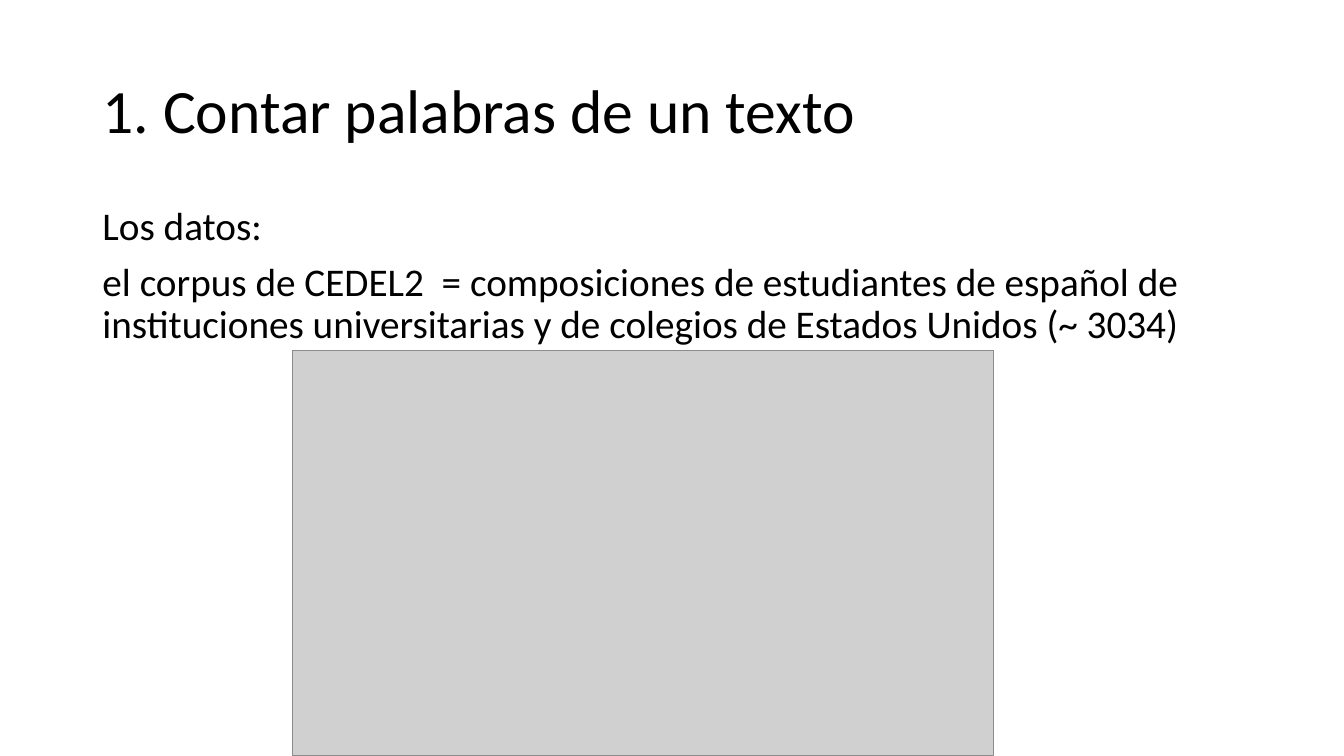
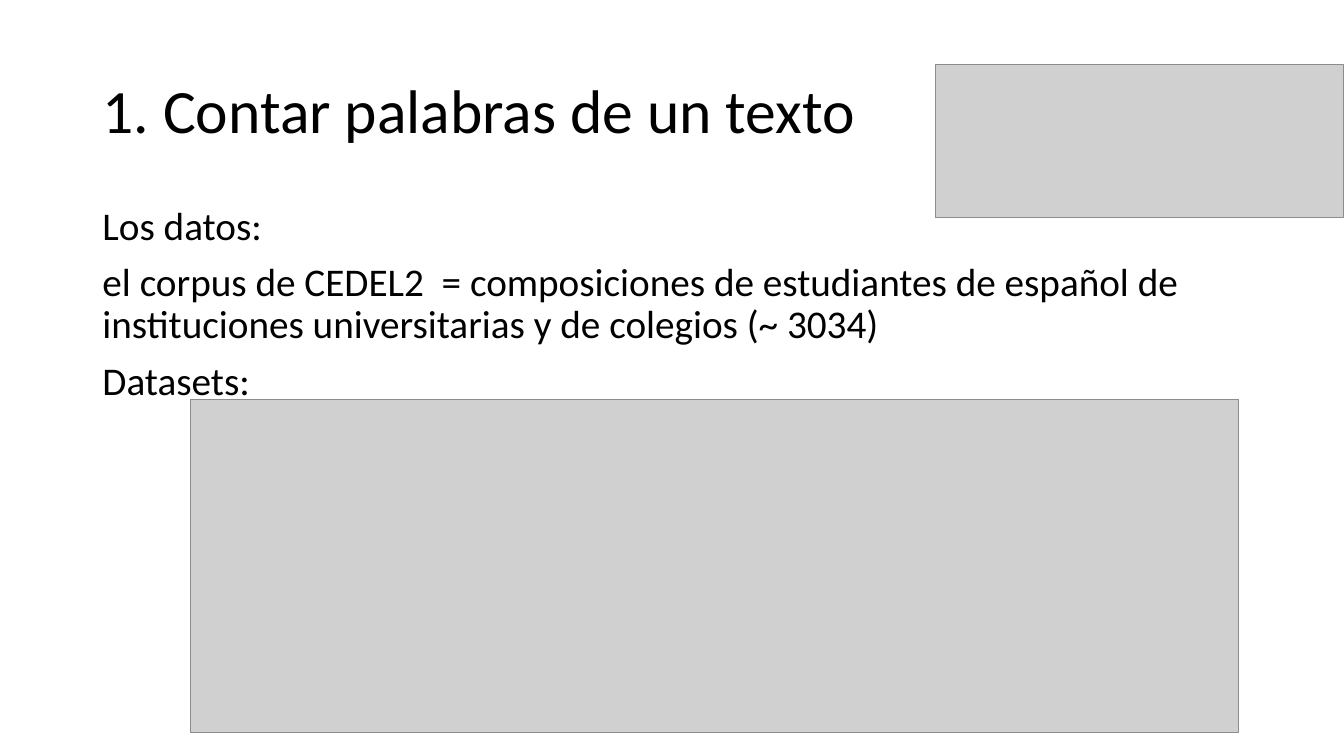
Before and after one commit to falconrr/NLP4SPanish2022, a slide deck: slide 12 of Week 1/Classes/Clase1.pptx. Drawn at 1344x756 pixels with LibreOffice and Linux fonts; fonts in the diff are those of the drawing; grey boxes stand for pictures. Boxes give left, top, right and bottom in pixels: in the first picture for what was removed or moved away, otherwise in the second. Text is boxed around its words. In the diff, an @@ line names an element or a change of style, - is before the commit and + after.

```diff
--- a/Week 1/Classes/Clase1.pptx
+++ b/Week 1/Classes/Clase1.pptx
@@ picture added at <box>936,65,1344,217</box> @@
@@ text at <box>102,268,1178,405</box>: text changed @@
-el corpus de CEDEL2 = composiciones de estudiantes de español de instituciones universitarias y de colegios de Estados Unidos (~ 3034)
+el corpus de CEDEL2 = composiciones de estudiantes de español de instituciones universitarias y de colegios (~ 3034)
+Datasets:
@@ picture: place and size @@
-picture at <box>292,351,994,756</box>
+picture at <box>191,399,1239,732</box>
```
Also in this commit, not shown: 3 other slides changed, 16 slides added, 1 slide removed, 9 other files.
